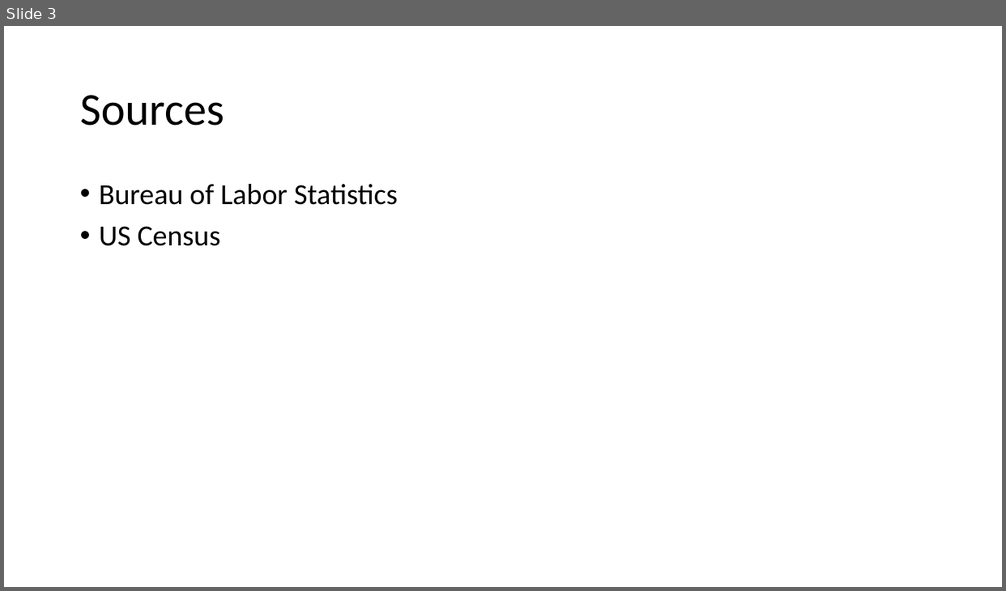
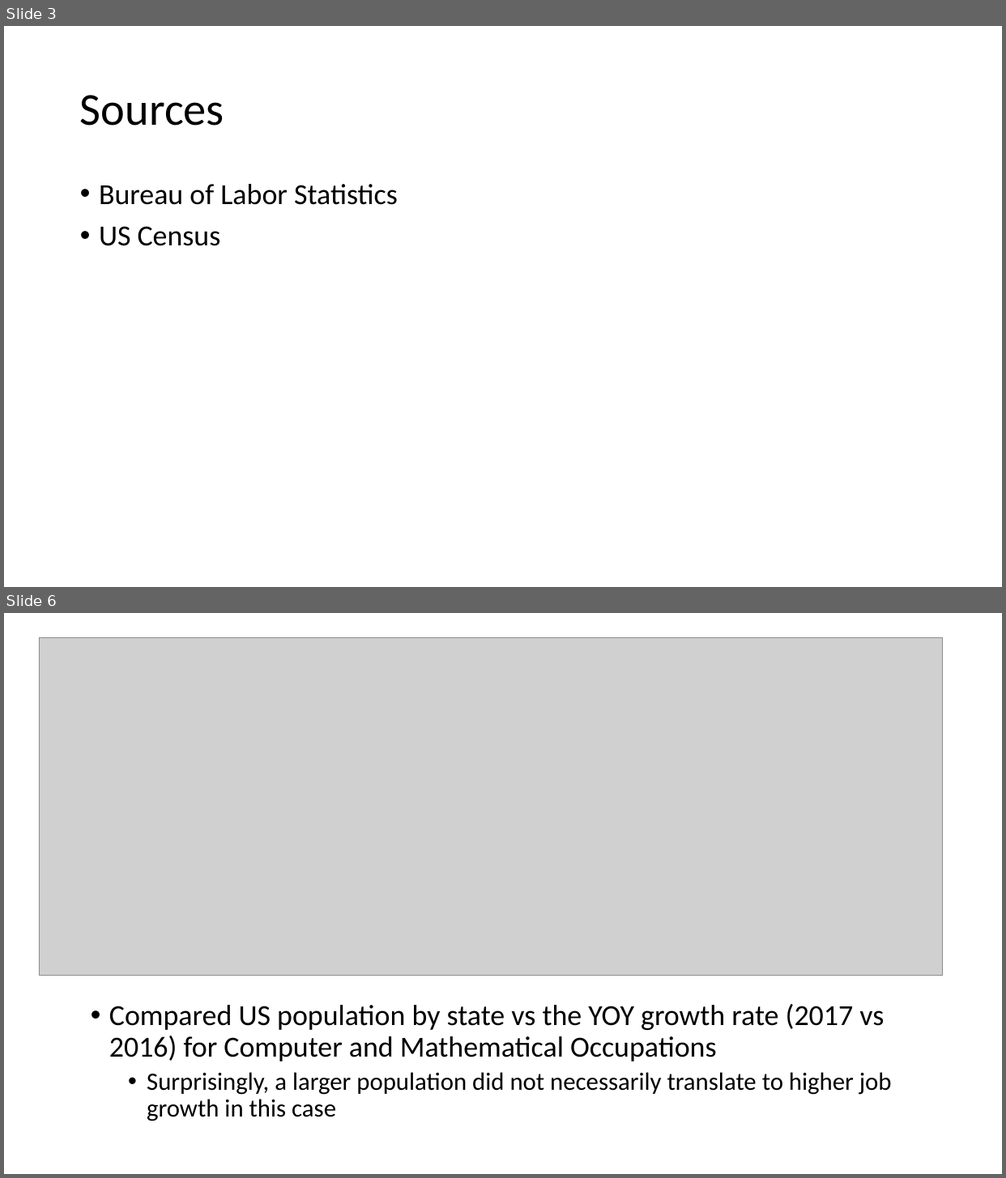
Before and after one commit to WCW789/Project1, a slide deck: Group_7_Presentation.pptx. Shown one above the other, each under a label of ours: slide 3 before the commit, slides 3 and 6 after it; the slides between them are not shown. The pictures are 1006x591 and 1006x1178 pixels, drawn with LibreOffice and Linux fonts; fonts in the diff are those of the drawing; grey boxes stand for pictures. Boxes give left, top, right and bottom in pixels: in the first picture for what was removed or moved away, otherwise in the second. Text is boxed around its words. In the diff, an @@ line names an element or a change of style, - is before the commit and + after.

```diff
--- a/Group_7_Presentation.pptx
+++ b/Group_7_Presentation.pptx
@@ slide 6 added at [4,613,1002,1174], background #FFFFFF @@
@@ picture added at [39,637,942,976] @@
@@ text added at [109,1004,892,1122], 28 pt, text #000000 @@
+• Compared US population by state vs the YOY growth rate (2017 vs 2016) for Computer and Mathematical Occupations
+  • Surprisingly, a larger population did not necessarily translate to higher job growth in this case
```
Also in this commit, not shown: 3 other slides added, 4 slides removed.
